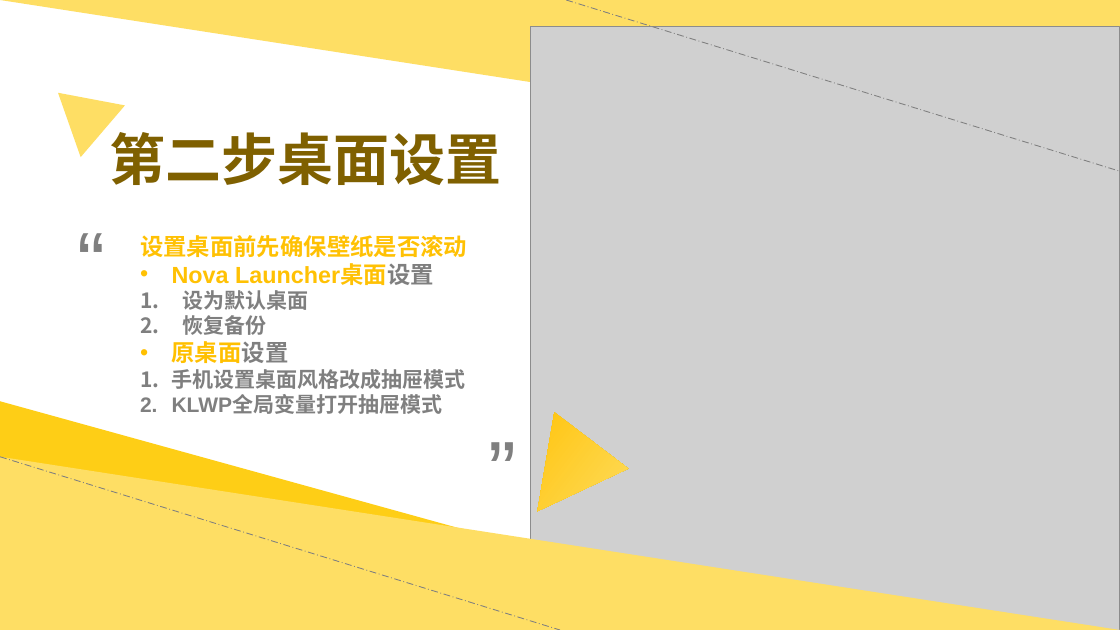
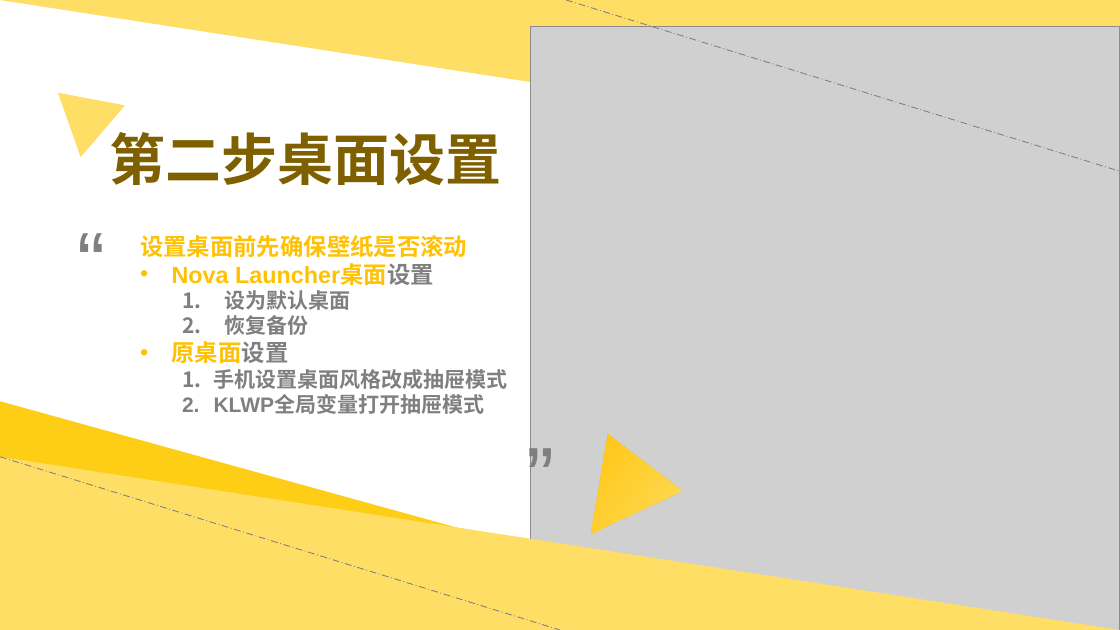
Before and after one commit to MoRan1412/WebSite, a slide deck: slide 7 of tutorials/klwp.pptx. Drawn at 1120x630 pixels with LibreOffice and Linux fonts; fonts in the diff are those of the drawing; grey boxes stand for pictures. Boxes give left, top, right and bottom in pixels: in the first picture for what was removed or moved away, otherwise in the second. Text is boxed around its words. In the diff, an @@ line names an element or a change of style, - is before the commit and + after.

```diff
--- a/tutorials/klwp.pptx
+++ b/tutorials/klwp.pptx
@@ text at <box>214,290,508,414</box>: indent changed @@
@@ text "”": place and size @@
-text "”" at <box>480,413,569,506</box>
+text "”" at <box>518,418,607,512</box>
@@ triangle: place and size @@
-triangle at <box>501,412,629,539</box>
+triangle at <box>555,435,683,562</box>
```
Also in this commit, not shown: 1 other slide changed, 2 slides added, 2 other files.
